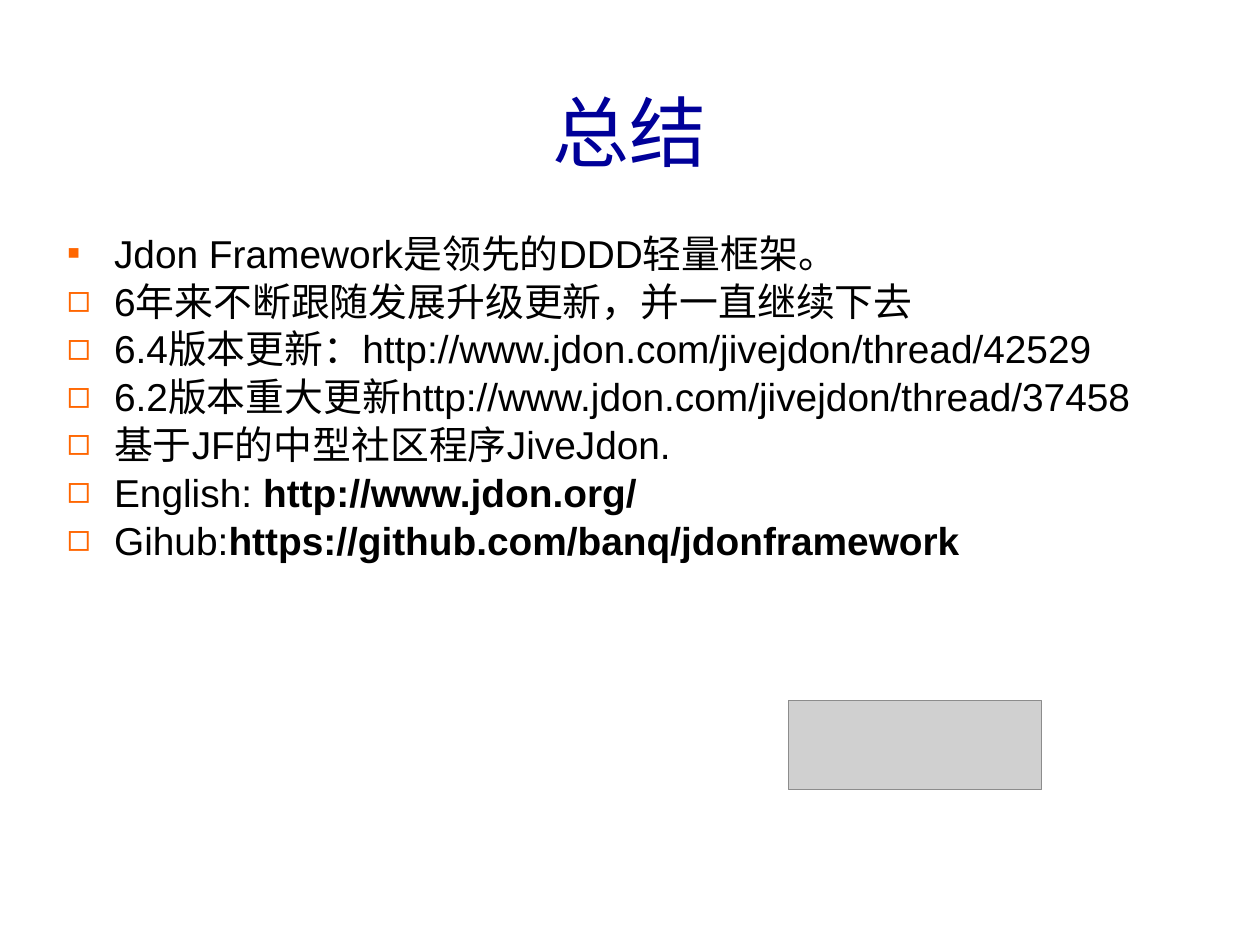
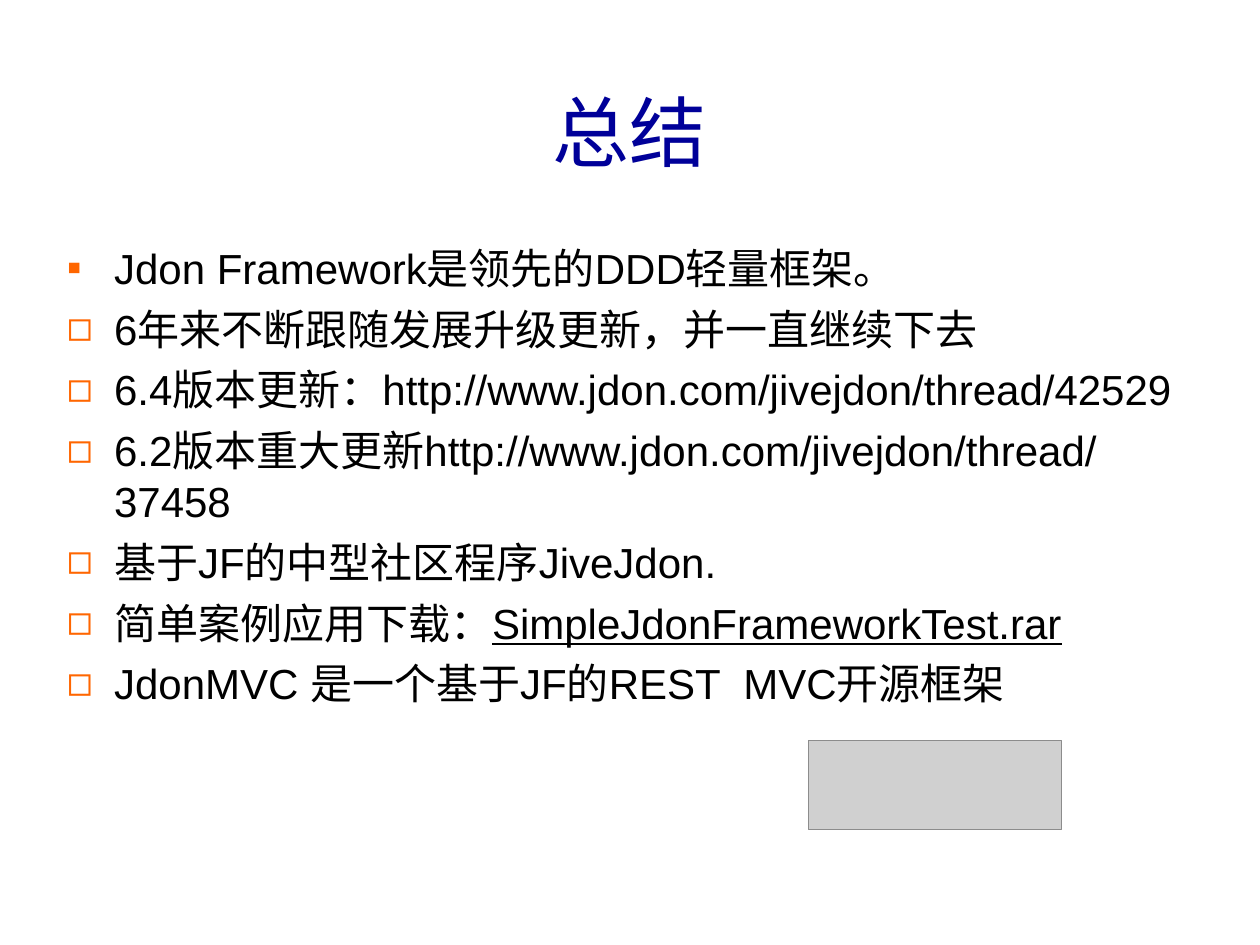
Before and after one commit to banq/jdonframework, a slide deck: slide 74 of doc/chinese/JdonFramework.ppt (slide 70 before the commit). Drawn at 1260x945 pixels with LibreOffice and Linux fonts; fonts in the diff are those of the drawing; grey boxes stand for pictures; background and template pictures are left out. Boxes give left, top, right and bottom in pixels: in the first picture for what was removed or moved away, otherwise in the second. Text is boxed around its words. In the diff, an @@ line names an element or a change of style, - is before the commit and + after.

```diff
--- a/doc/chinese/JdonFramework.ppt
+++ b/doc/chinese/JdonFramework.ppt
@@ text at (114, 250, 1171, 582): size 22.2 to 24 pt in "Jdon Framework是领先的DDD轻量框架。", "6年来不断跟随发展升级更新，并一直继续下去", "6.4版本更新：http://www.jdon.com/jivejdon/thread/42529", "6.2版本重大更新http://www.jdon.com/jivejdon/thread/37458" and 1 more places; line spacing 0.8 to 1 @@
@@ text at (114, 603, 1061, 703): text changed; size 22.2 to 24 pt; bold off @@
-◻ English: http://www.jdon.org/
-◻ Gihub:https://github.com/banq/jdonframework
+◻ 简单案例应用下载：SimpleJdonFrameworkTest.rar
+◻ JdonMVC 是一个基于JF的REST MVC开源框架
@@ picture: place and size @@
-picture at (789, 701, 1042, 790)
+picture at (809, 741, 1062, 830)
```
Also in this commit, not shown: 5 other slides changed, 5 slides added, 1 slide removed, 13 other files.
